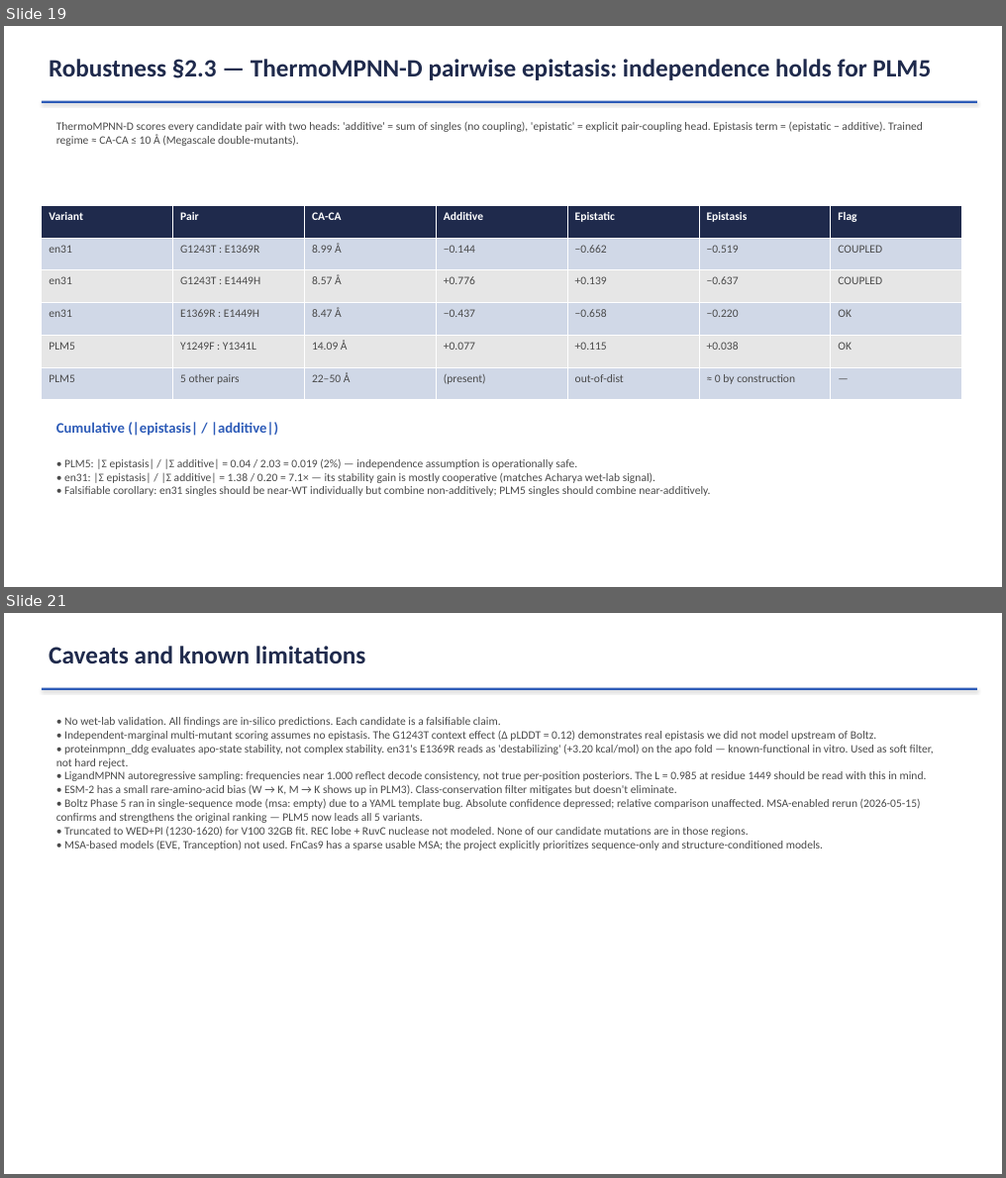
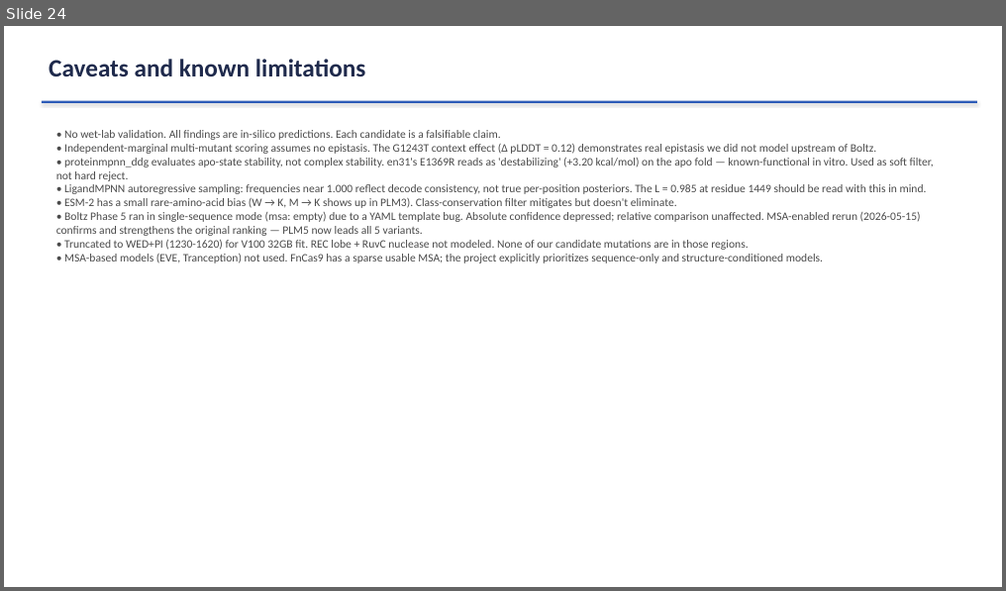
Before and after one commit to visvikbharti/protein-language-model-exploration, a slide deck: docs/presentation/FnCas9_PLM_Redesign.pptx. Shown one above the other, each under a label of ours: slides 19 and 21 before the commit, slide 24 after it; the slides between them are not shown. The pictures are 1006x1178 and 1006x591 pixels, drawn with LibreOffice and Linux fonts; fonts in the diff are those of the drawing. Boxes give left, top, right and bottom in pixels: in the first picture for what was removed or moved away, otherwise in the second. Text is boxed around its words. In the diff, an @@ line names an element or a change of style, - is before the commit and + after.

```diff
--- a/docs/presentation/FnCas9_PLM_Redesign.pptx
+++ b/docs/presentation/FnCas9_PLM_Redesign.pptx
@@ slide 19 removed at box(4, 26, 1002, 587), background #FFFFFF @@
@@ text removed at box(49, 59, 931, 80) @@
-Robustness §2.3 — ThermoMPNN-D pairwise epistasis: independence holds for PLM5
@@ rectangle removed at box(42, 101, 977, 103) @@
@@ text removed at box(56, 122, 923, 146) @@
-ThermoMPNN-D scores every candidate pair with two heads: 'additive' = sum of singles (no coupling), 'epistatic' = explicit pair-coupling head. Epistasis term = (epistatic − additive). Trained regime ≈ CA-CA ≤ 10 Å (Megascale double-mutants).
@@ table removed at box(42, 205, 963, 400), 6 rows, 7 columns @@
-Variant | Pair | CA-CA | Additive | Epistatic | Epistasis | Flag
-en31 | G1243T : E1369R | 8.99 Å | −0.144 | −0.662 | −0.519 | COUPLED
-en31 | G1243T : E1449H | 8.57 Å | +0.776 | +0.139 | −0.637 | COUPLED
-en31 | E1369R : E1449H | 8.47 Å | −0.437 | −0.658 | −0.220 | OK
-PLM5 | Y1249F : Y1341L | 14.09 Å | +0.077 | +0.115 | +0.038 | OK
-PLM5 | 5 other pairs | 22–50 Å | (present) | out-of-dist | ≈ 0 by construction | —
@@ text removed at box(56, 422, 278, 436) @@
-Cumulative (|epistasis| / |additive|)
@@ text removed at box(64, 460, 710, 496) @@
-• PLM5: |Σ epistasis| / |Σ additive| = 0.04 / 2.03 = 0.019 (2%) — independence assumption is operationally safe.
-• en31: |Σ epistasis| / |Σ additive| = 1.38 / 0.20 = 7.1× — its stability gain is mostly cooperative (matches Acharya wet-lab signal).
-• Falsifiable corollary: en31 singles should be near-WT individually but combine non-additively; PLM5 singles should combine near-additively.
@@ what was slide 21 is now slide 24 @@
```
Also in this commit, not shown: 3 slides changed, 4 slides added, 17 other files.
